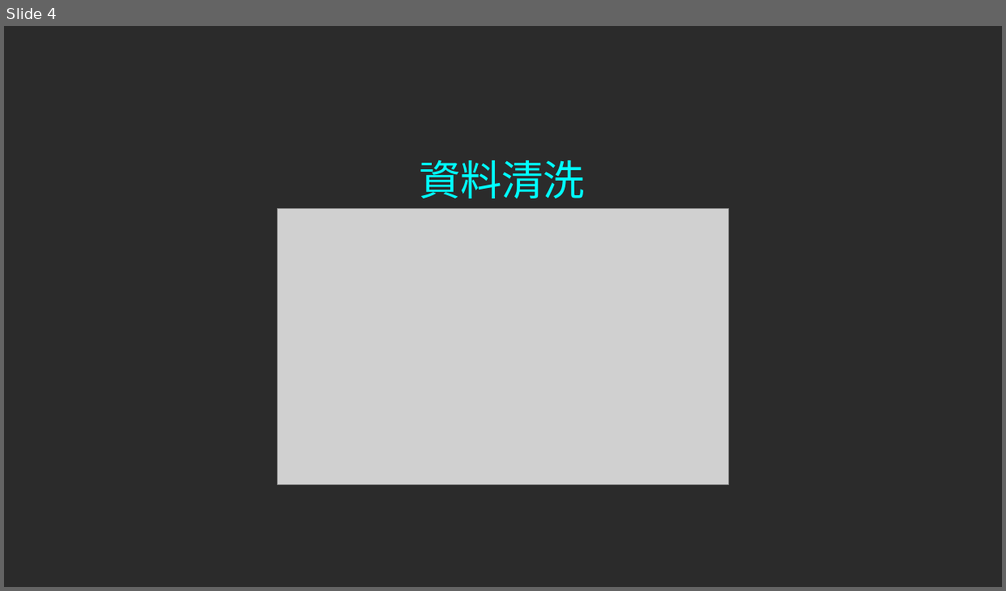
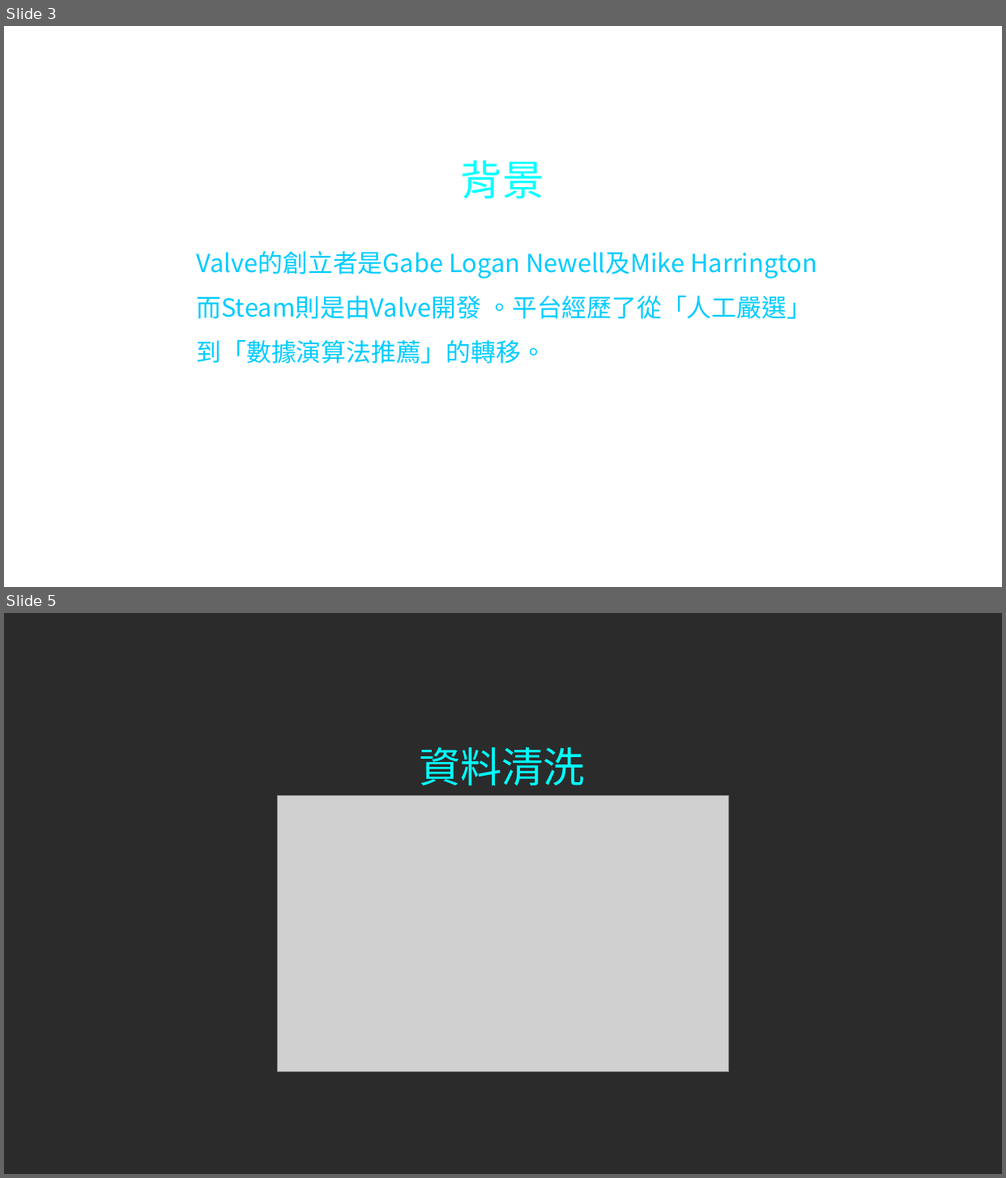
Before and after one commit to rhea95032/topic, a slide deck: Steam遊戲市場分析報告.pptx. Shown one above the other, each under a label of ours: slide 4 before the commit, slides 3 and 5 after it; the slides between them are not shown. The pictures are 1006x591 and 1006x1178 pixels, drawn with LibreOffice and Linux fonts; fonts in the diff are those of the drawing; grey boxes stand for pictures; background and template pictures are left out; a plain dark background stands for a picture behind light text. Boxes give left, top, right and bottom in pixels: in the first picture for what was removed or moved away, otherwise in the second. Text is boxed around its words. In the diff, an @@ line names an element or a change of style, - is before the commit and + after.

```diff
--- a/Steam遊戲市場分析報告.pptx
+++ b/Steam遊戲市場分析報告.pptx
@@ slide 3 added at [4, 26, 1002, 587], background picture (left out) @@
@@ text added at [461, 160, 544, 199], 40 pt, text #00FFFF @@
+背景
@@ text added at [197, 251, 817, 364], 24 pt, text #00CCFF @@
+Valve的創立者是Gabe Logan Newell及Mike Harrington
+而Steam則是由Valve開發 。平台經歷了從「人工嚴選」到「數據演算法推薦」的轉移。
@@ what was slide 4 is now slide 5 @@
```
Also in this commit, not shown: 3 slides changed, 4 other slides added, 2 slides removed, 8 other files.
